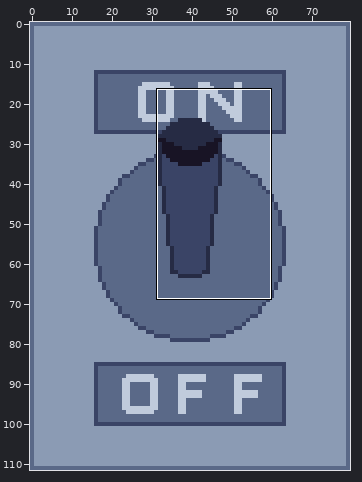
Edited in one commit: sprite sheet (core/assets/art/switch_on.png). Above: a wide view before the commit, with the close-up outlined.
Close-up. Old version:
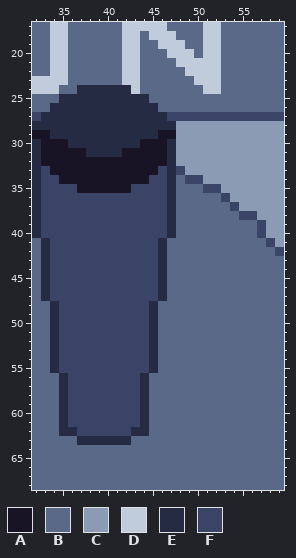
The file is 80x112 pixels. Shown: x 32..59, y 17..68.
Palette (. is transparent): A #181425  B #5a6988  C #8b9bb4  D #c0cbdc  E #262b44  F #3a4466
Pixels before, first column x 32:
17 BBDDBBBBBBDDDDDBBBBDDBBBBBBB
18 BBDDBBBBBBDDBDDDBBBDDBBBBBBB
19 BBDDBBBBBBDDBBDDDBBDDBBBBBBB
20 BBDDBBBBBBDDBBBDDDBDDBBBBBBB
21 BBDDBBBBBBDDBBBBDDDDDBBBBBBB
22 BBDDBBBBBBDDBBBBBDDDDBBBBBBB
23 DDDDBBBBBBDDBBBBBBDDDBBBBBBB
24 DDDBBEEEEEEDBBBBBBBDDBBBBBBB
25 BBBEEEEEEEEEEBBBBBBBBBBBBBBB
26 BBEEEEEEEEEEEEBBBBBBBBBBBBBB
27 FEEEEEEEEEEEEEEFFFFFFFFFFFFF
28 EEEEEEEEEEEEEEEECCCCCCCCCCCC
29 AAEEEEEEEEEEEEAACCCCCCCCCCCC
30 EAAAEEEEEEEEAAAECCCCCCCCCCCC
31 EAAAAAEEEEAAAAAECCCCCCCCCCCC
32 EAAAAAAAAAAAAAAECCCCCCCCCCCC
33 EFAAAAAAAAAAAAFEFCCCCCCCCCCC
34 EFFAAAAAAAAAAFFEBFFCCCCCCCCC
35 EFFFFAAAAAAFFFFEBBBFFCCCCCCC
36 EFFFFFFFFFFFFFFEBBBBBFCCCCCC
37 EFFFFFFFFFFFFFFEBBBBBBFCCCCC
38 EFFFFFFFFFFFFFFEBBBBBBBFFCCC
39 EFFFFFFFFFFFFFFEBBBBBBBBBFCC
40 EFFFFFFFFFFFFFFEBBBBBBBBBFCC
41 BEFFFFFFFFFFFFEBBBBBBBBBBBFC
42 BEFFFFFFFFFFFFEBBBBBBBBBBBBF
43 BEFFFFFFFFFFFFEBBBBBBBBBBBBB
44 BEFFFFFFFFFFFFEBBBBBBBBBBBBB
45 BEFFFFFFFFFFFFEBBBBBBBBBBBBB
46 BEFFFFFFFFFFFFEBBBBBBBBBBBBB
47 BEFFFFFFFFFFFFEBBBBBBBBBBBBB
48 BBEFFFFFFFFFFEBBBBBBBBBBBBBB
49 BBEFFFFFFFFFFEBBBBBBBBBBBBBB
50 BBEFFFFFFFFFFEBBBBBBBBBBBBBB
51 BBEFFFFFFFFFFEBBBBBBBBBBBBBB
52 BBEFFFFFFFFFFEBBBBBBBBBBBBBB
53 BBEFFFFFFFFFFEBBBBBBBBBBBBBB
54 BBEFFFFFFFFFFEBBBBBBBBBBBBBB
55 BBEFFFFFFFFFFEBBBBBBBBBBBBBB
56 BBBEFFFFFFFFEBBBBBBBBBBBBBBB
57 BBBEFFFFFFFFEBBBBBBBBBBBBBBB
58 BBBEFFFFFFFFEBBBBBBBBBBBBBBB
59 BBBEFFFFFFFFEBBBBBBBBBBBBBBB
60 BBBEFFFFFFFFEBBBBBBBBBBBBBBB
61 BBBEFFFFFFFFEBBBBBBBBBBBBBBB
62 BBBEEFFFFFFEEBBBBBBBBBBBBBBB
63 BBBBBEEEEEEBBBBBBBBBBBBBBBBB
64 BBBBBBBBBBBBBBBBBBBBBBBBBBBB
65 BBBBBBBBBBBBBBBBBBBBBBBBBBBB
66 BBBBBBBBBBBBBBBBBBBBBBBBBBBB
67 BBBBBBBBBBBBBBBBBBBBBBBBBBBB
68 BBBBBBBBBBBBBBBBBBBBBBBBBBBB
The same view after the edit:
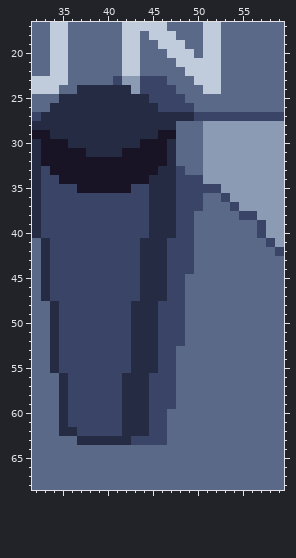
From old to new:
{"y":23,"x":41,"old":"BDDBBB","new":"FCCFFF"}
{"y":24,"x":43,"old":"DBBBB","new":"CFFFF"}
{"y":25,"x":45,"old":"BBBB","new":"FFFF"}
{"y":26,"x":46,"old":"BBBB","new":"FFFF"}
{"y":27,"x":47,"old":"FFF","new":"EEE"}
{"y":28,"x":48,"old":"CCC","new":"BBB"}
{"y":29,"x":48,"old":"CCC","new":"BBB"}
{"y":30,"x":48,"old":"CCC","new":"BBB"}
{"y":31,"x":48,"old":"CCC","new":"BBB"}
{"y":32,"x":48,"old":"CCC","new":"BBB"}
{"y":33,"x":46,"old":"F","new":"E"}
{"y":33,"x":49,"old":"CC","new":"BB"}
{"y":34,"x":45,"old":"FF","new":"EE"}
{"y":34,"x":48,"old":"B","new":"F"}
{"y":35,"x":45,"old":"FF","new":"EE"}
{"y":35,"x":48,"old":"BBB","new":"FFF"}
{"y":36,"x":45,"old":"FF","new":"EE"}
{"y":36,"x":48,"old":"BBB","new":"FFF"}
{"y":37,"x":45,"old":"FF","new":"EE"}
{"y":37,"x":48,"old":"BBB","new":"FFF"}
{"y":38,"x":45,"old":"FF","new":"EE"}
{"y":38,"x":48,"old":"BB","new":"FF"}
{"y":39,"x":45,"old":"FF","new":"EE"}
{"y":39,"x":48,"old":"BB","new":"FF"}
{"y":40,"x":45,"old":"FF","new":"EE"}
{"y":40,"x":48,"old":"BB","new":"FF"}
{"y":41,"x":44,"old":"FF","new":"EE"}
{"y":41,"x":47,"old":"BBB","new":"FFF"}
{"y":42,"x":44,"old":"FF","new":"EE"}
{"y":42,"x":47,"old":"BBB","new":"FFF"}
{"y":43,"x":44,"old":"FF","new":"EE"}
{"y":43,"x":47,"old":"BBB","new":"FFF"}
{"y":44,"x":44,"old":"FF","new":"EE"}
{"y":44,"x":47,"old":"BBB","new":"FFF"}
{"y":45,"x":44,"old":"FF","new":"EE"}
{"y":45,"x":47,"old":"BB","new":"FF"}
{"y":46,"x":44,"old":"FF","new":"EE"}
{"y":46,"x":47,"old":"BB","new":"FF"}
{"y":47,"x":44,"old":"FF","new":"EE"}
{"y":47,"x":47,"old":"BB","new":"FF"}
{"y":48,"x":43,"old":"FF","new":"EE"}
{"y":48,"x":46,"old":"BBB","new":"FFF"}
{"y":49,"x":43,"old":"FF","new":"EE"}
{"y":49,"x":46,"old":"BBB","new":"FFF"}
{"y":50,"x":43,"old":"FF","new":"EE"}
{"y":50,"x":46,"old":"BBB","new":"FFF"}
{"y":51,"x":43,"old":"FF","new":"EE"}
{"y":51,"x":46,"old":"BBB","new":"FFF"}
{"y":52,"x":43,"old":"FF","new":"EE"}
{"y":52,"x":46,"old":"BBB","new":"FFF"}
{"y":53,"x":43,"old":"FF","new":"EE"}
{"y":53,"x":46,"old":"BB","new":"FF"}
{"y":54,"x":43,"old":"FF","new":"EE"}
{"y":54,"x":46,"old":"BB","new":"FF"}
{"y":55,"x":43,"old":"FF","new":"EE"}
{"y":55,"x":46,"old":"BB","new":"FF"}
{"y":56,"x":42,"old":"FF","new":"EE"}
{"y":56,"x":45,"old":"BBB","new":"FFF"}
{"y":57,"x":42,"old":"FF","new":"EE"}
{"y":57,"x":45,"old":"BBB","new":"FFF"}
{"y":58,"x":42,"old":"FF","new":"EE"}
{"y":58,"x":45,"old":"BBB","new":"FFF"}
{"y":59,"x":42,"old":"FF","new":"EE"}
{"y":59,"x":45,"old":"BBB","new":"FFF"}
{"y":60,"x":42,"old":"FF","new":"EE"}
{"y":60,"x":45,"old":"BB","new":"FF"}
{"y":61,"x":42,"old":"FF","new":"EE"}
{"y":61,"x":45,"old":"BB","new":"FF"}
{"y":62,"x":42,"old":"F","new":"E"}
{"y":62,"x":45,"old":"BB","new":"FF"}
{"y":63,"x":43,"old":"BBBB","new":"FFFF"}
{"label":"changed","picture_box":[113,76,203,445]}
